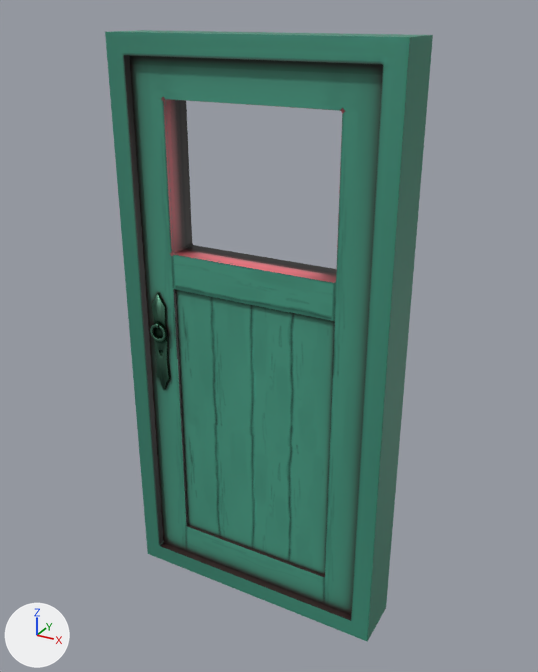
The glTF model assets/models/Door.glb: old version first, new version second.
Rendered twice from a camera (50 mm lens) standing at (1.22, -2.16, 2.14) and looking at (0.02, 0.03, 1.04). The axes (+X, +Y, +Z) are drawn at lower left. The lights are the same throughout. The first picture is the older version. Where no turn or scale is listed for an object, it has been applied to the vertices.

Before the edit, the objects in view are built like this:
```python
me_cube_001 = bpy.data.meshes.new('Cube.001')
me_cube_001.from_pydata(...)  # 112 vertices, 224 faces; spans x -0.45..0.45, y -0.07..0.06, z 0.0..2.0
me_cube_001.materials.append(mat_door_wood_material)  # picture img_door_wood_material
me_cube_003 = bpy.data.meshes.new('Cube.003')
me_cube_003.from_pydata(...)  # 16 vertices, 32 faces; spans x -0.52..0.52, y -0.1..0.1, z -0.07..2.07
me_cube_003.materials.append(mat_door_wood_material)  # picture img_door_wood_material
me_cube_005 = bpy.data.meshes.new('Cube.005')
me_cube_005.from_pydata(...)  # 213 vertices, 422 faces; spans x -1.935..-1.865, y -0.151..-0.124, z 1.12..1.525
me_cube_005.materials.append(mat_metal_material)  # picture img_knob_texture
ob_door = bpy.data.objects.new('door', me_cube_001)
ob_door.location = (0.0, 0.0, 0.0)
ob_frame = bpy.data.objects.new('frame', me_cube_003)
ob_frame.location = (0.0, 0.0, 0.0)
ob_knob = bpy.data.objects.new('knob', me_cube_005)
ob_knob.location = (1.51, 0.053, -0.35)
```
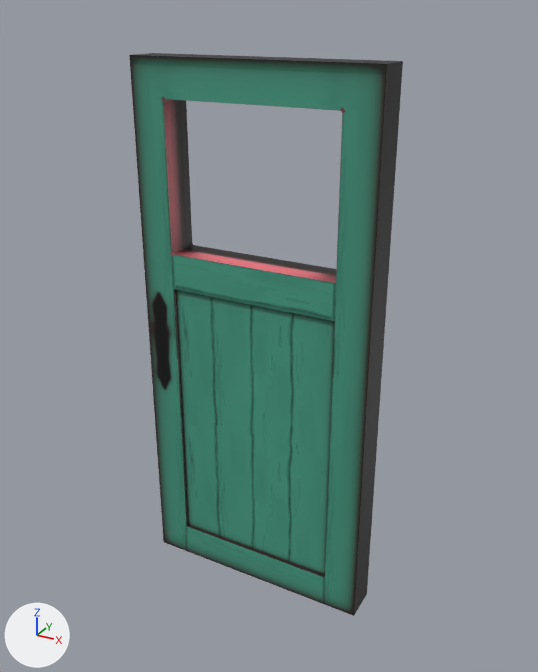
Commit message: door change

What differs and where, as boxes (x1, y1, x2, y2) in the pictures (538 x 672 px):
```json
{"object": "frame", "change": "deleted", "before": [105, 30, 433, 641], "on screen": "green"}
{"object": "knob", "change": "deleted", "before": [150, 293, 170, 390], "on screen": "green"}
```

The change, as JSON lines over the scene's bpy script:
```json
{"op": "remove", "block": "ob_frame", "code": ["ob_frame = bpy.data.objects.new('frame', me_cube_003)", "ob_frame.location = (0.0, 0.0, 0.0)"]}
{"op": "remove", "block": "ob_knob", "code": ["ob_knob = bpy.data.objects.new('knob', me_cube_005)", "ob_knob.location = (1.51, 0.053, -0.35)"]}
```
